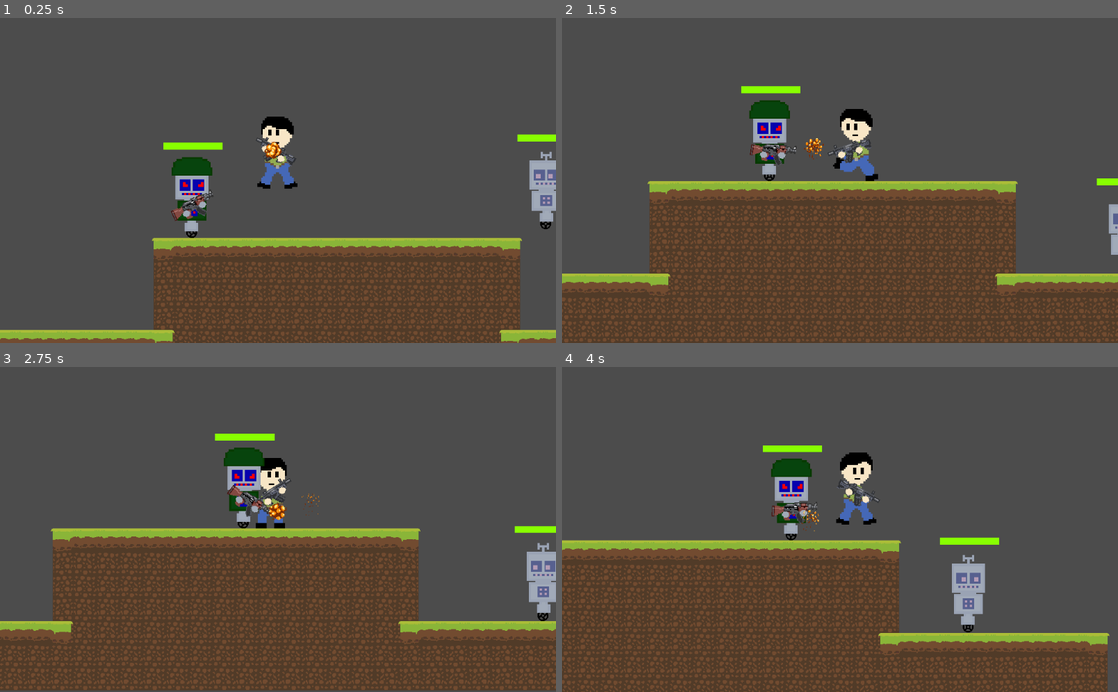
Above: before the commit, frames 1-4 (two rows, left to right).
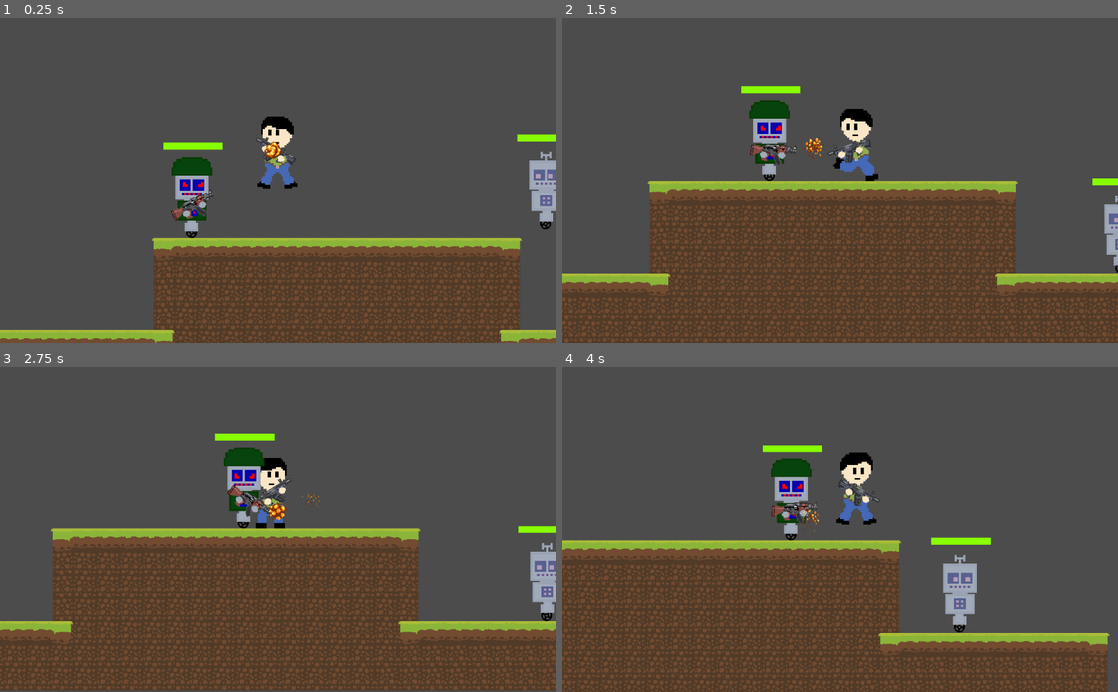
Above: after the commit, the same moments.

Repository: megarubber/green
Game: Godot game, scene res://levels/TestLevel.tscn
The game is run twice, just before and just after one commit, with the same random seed, the same clock (stepped at 60 frames per second) and the same inputs.
Inputs (mouse positions are in pixels of both pictures, inside the frame that each line leads up to):
- Up to frame 1 (0.25 s): no input
- Up to frame 2 (1.5 s): move the mouse to (962, 164) at 0.52 s; hold Right (ui_right) from 0.53 s (still down); tap Up (ui_up) at 0.77 s; move the mouse to (728, 196) at 1.27 s
- Up to frame 3 (2.75 s): tap Up (ui_up) at 1.52 s; move the mouse to (333, 458) at 2.02 s; release Right (ui_right) at 2.03 s; hold Left (ui_left) from 2.03 s (still down)
- Up to frame 4 (4 s): move the mouse to (812, 594) at 2.77 s; release Left (ui_left) at 2.78 s; hold Right (ui_right) from 2.78 s (still down); tap Up (ui_up) at 3.02, 3.77 s; move the mouse to (1006, 578) at 3.52 s

The runs differ from the first frame. In frame 1, less than 0.1% of the frame differs, in the area x 97-100%, y 62-65%; in frame 2, 0.2%; in frame 3, 0.4%; in frame 4, 1.0%, in the area x 66-79%, y 52-82%.

Commit message:
feat: flash animation

Diff:
--- a/enemy/sprites_enemy1/BasicEnemy.gd
+++ b/enemy/sprites_enemy1/BasicEnemy.gd
@@ -14,6 +14,7 @@
 onready var raycast = $RayCast2D
 onready var collider = $Collider
 onready var lifebar = $Lifebar
+onready var anim = $AnimationPlayer
 
 func _physics_process(_delta) -> void:
 	# Basic Movement and Gravity
@@ -28,4 +29,5 @@
 		sprite.flip_h = !sprite.flip_h
 
 func _on_Collider_area_entered(_area):
+	anim.play("flash")
 	lifebar.damage(10)
--- a/enemy/sprites_enemy1/BasicEnemy.tscn
+++ b/enemy/sprites_enemy1/BasicEnemy.tscn
@@ -11,6 +11,24 @@
 [ext_resource path="res://enemy/sprites_enemy1/BasicEnemy.gd" type="Script" id=9]
 [ext_resource path="res://others/lifebar/Lifebar.tscn" type="PackedScene" id=10]
 
+[sub_resource type="Shader" id=11]
+code = "shader_type canvas_item;
+render_mode blend_mix;
+
+uniform vec4 flash_color : hint_color = vec4(1.0);
+uniform float flash_modifier : hint_range(0.0, 1.0) = 0.0;
+
+void fragment() {
+	vec4 color = texture(TEXTURE, UV);
+	color.rgb = mix(color.rgb, flash_color.rgb, flash_modifier);
+	COLOR = color;
+}"
+
+[sub_resource type="ShaderMaterial" id=12]
+shader = SubResource( 11 )
+shader_param/flash_color = Color( 1, 1, 1, 1 )
+shader_param/flash_modifier = 0.0
+
 [sub_resource type="SpriteFrames" id=6]
 animations = [ {
 "frames": [ ExtResource( 8 ), ExtResource( 4 ), ExtResource( 6 ), ExtResource( 5 ), ExtResource( 3 ), ExtResource( 7 ) ],
@@ -18,6 +36,25 @@
 "name": "default",
 "speed": 20.0
 } ]
+
+[sub_resource type="Shader" id=9]
+code = "shader_type canvas_item;
+render_mode blend_mix;
+
+uniform vec4 flash_color : hint_color = vec4(1.0);
+uniform float flash_modifier : hint_range(0.0, 1.0) = 0.0;
+
+void fragment() {
+	vec4 color = texture(TEXTURE, UV);
+	color.rgb = mix(color.rgb, flash_color.rgb, flash_modifier);
+	COLOR = color;
+}
+"
+
+[sub_resource type="ShaderMaterial" id=10]
+shader = SubResource( 9 )
+shader_param/flash_color = Color( 1, 1, 1, 1 )
+shader_param/flash_modifier = 0.0
 
 [sub_resource type="SpriteFrames" id=5]
 animations = [ {
@@ -28,10 +65,66 @@
 } ]
 
 [sub_resource type="RectangleShape2D" id=4]
-extents = Vector2( 46, 109 )
+extents = Vector2( 40, 109 )
 
 [sub_resource type="RectangleShape2D" id=7]
-extents = Vector2( 75, 177.717 )
+extents = Vector2( 87.2283, 185.869 )
+
+[sub_resource type="Animation" id=13]
+length = 0.001
+tracks/0/type = "value"
+tracks/0/path = NodePath("AnimatedSprite:material:shader_param/flash_modifier")
+tracks/0/interp = 1
+tracks/0/loop_wrap = true
+tracks/0/imported = false
+tracks/0/enabled = true
+tracks/0/keys = {
+"times": PoolRealArray( 0 ),
+"transitions": PoolRealArray( 1 ),
+"update": 0,
+"values": [ 0.0 ]
+}
+tracks/1/type = "value"
+tracks/1/path = NodePath("Wheel:material:shader_param/flash_modifier")
+tracks/1/interp = 1
+tracks/1/loop_wrap = true
+tracks/1/imported = false
+tracks/1/enabled = true
+tracks/1/keys = {
+"times": PoolRealArray( 0 ),
+"transitions": PoolRealArray( 1 ),
+"update": 0,
+"values": [ 0.0 ]
+}
+
+[sub_resource type="Animation" id=8]
+resource_name = "flash"
+length = 0.3
+step = 0.01
+tracks/0/type = "value"
+tracks/0/path = NodePath("AnimatedSprite:material:shader_param/flash_modifier")
+tracks/0/interp = 1
+tracks/0/loop_wrap = true
+tracks/0/imported = false
+tracks/0/enabled = true
+tracks/0/keys = {
+"times": PoolRealArray( 0, 0.12, 0.3 ),
+"transitions": PoolRealArray( 1, 1, 1 ),
+"update": 0,
+"values": [ 0.0, 1.0, 0.0 ]
+}
+tracks/1/type = "value"
+tracks/1/path = NodePath("Wheel:material:shader_param/flash_modifier")
+tracks/1/interp = 1
+tracks/1/loop_wrap = true
+tracks/1/imported = false
+tracks/1/enabled = true
+tracks/1/keys = {
+"times": PoolRealArray( 0, 0.12, 0.3 ),
+"transitions": PoolRealArray( 1, 1, 1 ),
+"update": 0,
+"values": [ 0.0, 1.0, 0.0 ]
+}
 
 [node name="BasicEnemy" type="KinematicBody2D"]
 collision_layer = 8
@@ -42,14 +135,16 @@
 }
 
 [node name="Wheel" type="AnimatedSprite" parent="."]
+material = SubResource( 12 )
 position = Vector2( -2, 100 )
 scale = Vector2( 0.104576, 0.104576 )
 frames = SubResource( 6 )
-frame = 1
+frame = 3
 playing = true
 flip_h = true
 
 [node name="AnimatedSprite" type="AnimatedSprite" parent="."]
+material = SubResource( 10 )
 position = Vector2( -1, -5 )
 scale = Vector2( 0.613333, 0.613334 )
 frames = SubResource( 5 )
@@ -72,7 +167,7 @@
 collision_mask = 4
 
 [node name="CollisionShape2D" type="CollisionShape2D" parent="Collider"]
-position = Vector2( 1.90735e-06, -76.6304 )
+position = Vector2( -5.70653, -84.7826 )
 shape = SubResource( 7 )
 
 [node name="Lifebar" parent="." instance=ExtResource( 10 )]
@@ -82,4 +177,8 @@
 margin_bottom = -84.0
 rect_scale = Vector2( 0.3, 0.3 )
 
+[node name="AnimationPlayer" type="AnimationPlayer" parent="."]
+anims/RESET = SubResource( 13 )
+anims/flash = SubResource( 8 )
+
 [connection signal="area_entered" from="Collider" to="." method="_on_Collider_area_entered"]
Not shown: 1 places in enemy/sprites_enemy1/BasicEnemy.tscn that only renumber resources
